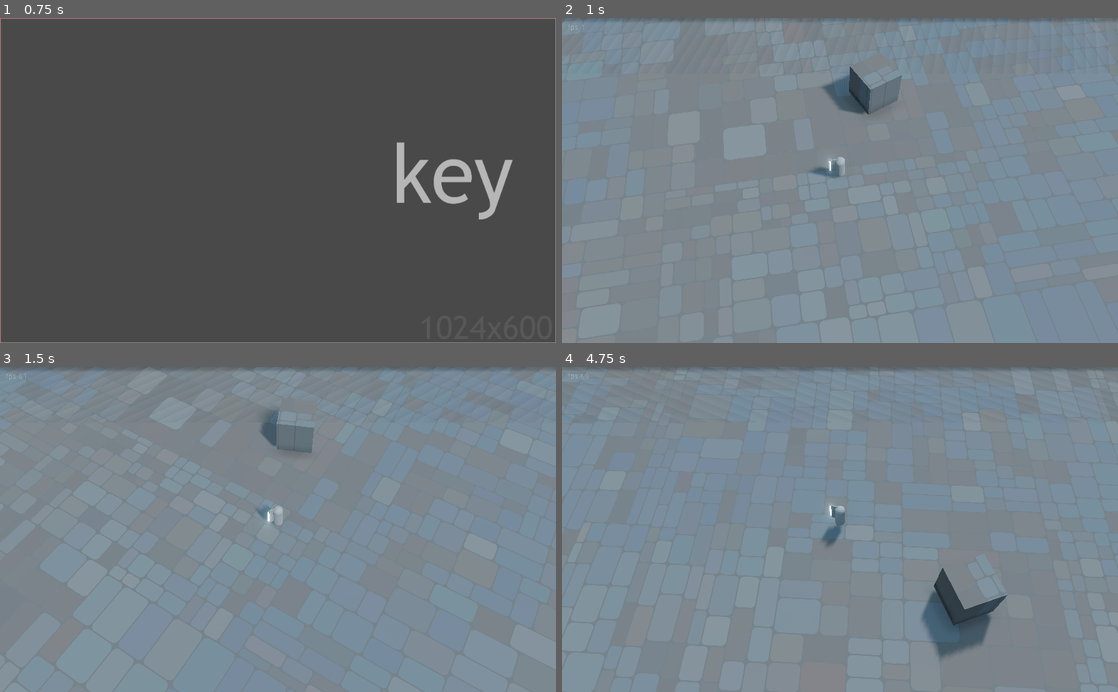
Above: before the commit, frames 1-4 (two rows, left to right).
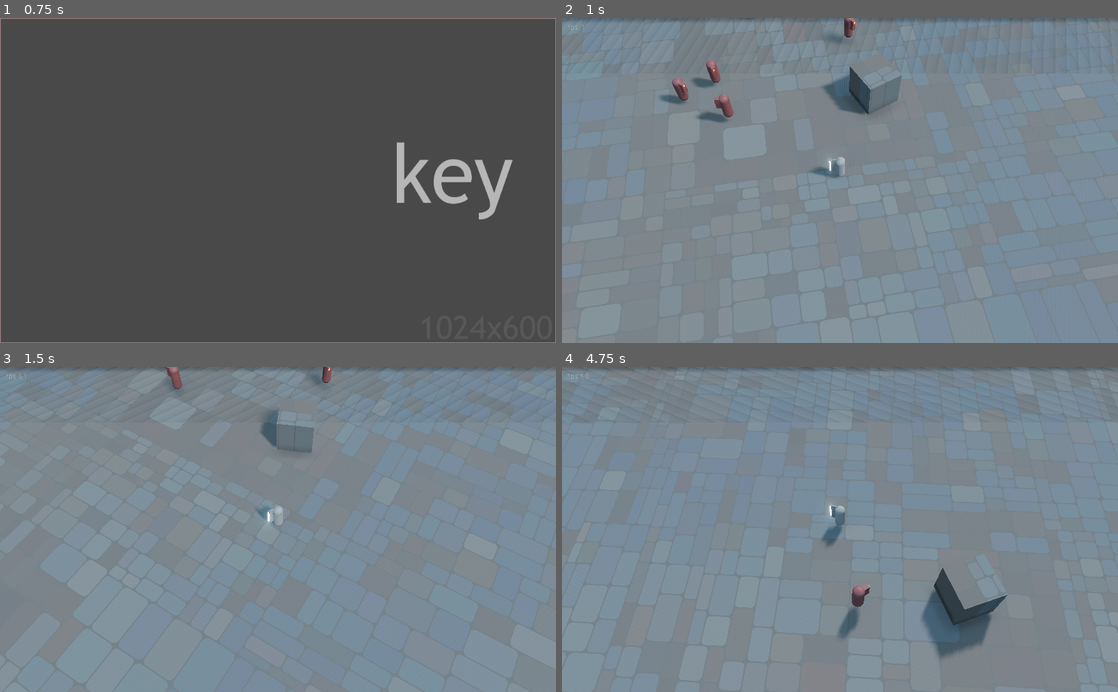
Above: after the commit, the same moments.

Repository: ioxu/key
Game: Godot game, scene res://scenes/splash.tscn
Two runs of this game, one before a commit and one after it. Both use one fixed random seed, a clock stepped at 60 frames per second and the inputs below.
Inputs (mouse positions are in pixels of both pictures, inside the frame that each line leads up to):
- Up to frame 1 (0.75 s): tap Enter at 0.5 s; move the mouse to (400, 164) at 0.52 s; hold D (move_right) from 0.53 s (still down); hold Left (camera_rotate_left) from 0.53 s (still down); click (400, 164) at 0.67 s
- Up to frame 2 (1 s): keep holding D (move_right); keep holding Left (camera_rotate_left); tap Space (jump) at 0.77 s
- Up to frame 3 (1.5 s): move the mouse to (166, 545) at 1.27 s; release D (move_right) at 1.28 s; release Left (camera_rotate_left) at 1.28 s; hold S (move_down) from 1.28 s (still down); tap Right (camera_rotate_right) at 1.35 s
- Up to frame 4 (4.75 s): tap Space (jump) at 1.52, 3.02, 3.77, 4.52 s; move the mouse to (895, 458) at 2.02 s; release S (move_down) at 2.03 s; hold D (move_right) 2.03-2.78 s; click (895, 458) at 2.1 s; move the mouse to (812, 594) at 2.77 s; hold W (move_up) 2.78-3.53 s; tap Left (camera_rotate_left) at 2.85 s; click (812, 594) at 2.92 s; move the mouse to (1006, 578) at 3.52 s; hold Right (camera_rotate_right) 3.53-4.28 s; hold A (move_left) from 3.53 s (still down); move the mouse to (673, 480) at 4.27 s; click (673, 480) at 4.35 s

Frame 1 is identical in both runs. In frame 2, 0.9% of the frame differs, in the area x 17-53%, y 0-33%; in frame 3, 0.3%; in frame 4, 0.4%.

Commit message:
enemies

Diff:
--- /dev/null
+++ b/data/enemies/Enemy.gd
@@ -0,0 +1,24 @@
+extends KinematicBody
+
+
+export var initial_health : float = 1000.0
+export var health : float = initial_health
+
+onready var hurt_meter = $MeshInstance/hurt_meter
+
+
+var damage_rng = RandomNumberGenerator.new()
+
+func _ready():
+	damage_rng.randomize()
+	$hurtbox.connect("bullet_hit", self, "bullet_hit")
+
+
+func bullet_hit(bullet):
+	var damage = damage_rng.randf_range(bullet.damage_range[0], bullet.damage_range[1])
+	health -= damage
+	hurt_meter.set_factor( 1.0 - health/initial_health )
+	print("  bullet damage %s, health %s"%[damage, health])
+
+	if health <= 0.0:
+		queue_free()
--- /dev/null
+++ b/data/enemies/Enemy.tscn
@@ -0,0 +1,75 @@
+[gd_scene load_steps=13 format=2]
+
+[ext_resource path="res://data/enemies/Enemy_material.tres" type="Material" id=1]
+[ext_resource path="res://data/enemies/Enemy.gd" type="Script" id=2]
+[ext_resource path="res://data/enemies/hurt_meter.tscn" type="PackedScene" id=3]
+[ext_resource path="res://data/enemies/hurtbox.gd" type="Script" id=4]
+[ext_resource path="res://data/enemies/hurt_meter_shadermaterial.tres" type="Material" id=5]
+
+[sub_resource type="CapsuleShape" id=1]
+radius = 0.46698
+height = 0.830261
+
+[sub_resource type="CapsuleMesh" id=2]
+radius = 0.273
+
+[sub_resource type="CubeMesh" id=3]
+size = Vector3( 0.075, 0.084, 0.101 )
+
+[sub_resource type="SpatialMaterial" id=4]
+albedo_color = Color( 0.831373, 0.164706, 0.164706, 1 )
+emission_enabled = true
+emission = Color( 0.960784, 0.231373, 0.156863, 1 )
+emission_energy = 8.28
+emission_operator = 0
+emission_on_uv2 = false
+
+[sub_resource type="CubeMesh" id=5]
+size = Vector3( 0.228, 0.456, 0.633 )
+
+[sub_resource type="CylinderMesh" id=7]
+resource_local_to_scene = true
+material = ExtResource( 5 )
+height = 0.2
+radial_segments = 32
+rings = 1
+
+[sub_resource type="CylinderShape" id=6]
+radius = 0.658651
+
+[node name="Enemy" type="KinematicBody"]
+transform = Transform( 1, 0, 0, 0, 1, 0, 0, 0, 1, 0, 1.259, 0 )
+collision_layer = 4
+collision_mask = 15
+script = ExtResource( 2 )
+
+[node name="CollisionShape" type="CollisionShape" parent="."]
+transform = Transform( 1, 0, 0, 0, -1.62921e-07, 1, 0, -1, -1.62921e-07, 0, 0, 0 )
+shape = SubResource( 1 )
+
+[node name="MeshInstance" type="MeshInstance" parent="."]
+transform = Transform( 1, 0, 0, 0, -1.62921e-07, 1, 0, -1, -1.62921e-07, 0, 0, 0 )
+mesh = SubResource( 2 )
+material/0 = ExtResource( 1 )
+
+[node name="MeshInstance2" type="MeshInstance" parent="MeshInstance"]
+transform = Transform( 1, 0, 0, 0, 1, 0, 0, 0, 1, 0, -0.478296, 0.543767 )
+mesh = SubResource( 3 )
+material/0 = SubResource( 4 )
+
+[node name="MeshInstance" type="MeshInstance" parent="MeshInstance"]
+transform = Transform( 1, 0, 0, 0, 1, 0, 0, 0, 1, 0, -0.251003, 0.33048 )
+mesh = SubResource( 5 )
+material/0 = ExtResource( 1 )
+
+[node name="hurt_meter" parent="MeshInstance" instance=ExtResource( 3 )]
+transform = Transform( 0.5, 0, 0, 0, -1.31134e-07, 0.5, 0, -3, -2.18557e-08, 0, -1.39755e-07, 0.857811 )
+mesh = SubResource( 7 )
+
+[node name="hurtbox" type="Area" parent="."]
+collision_layer = 32
+collision_mask = 2147483656
+script = ExtResource( 4 )
+
+[node name="CollisionShape" type="CollisionShape" parent="hurtbox"]
+shape = SubResource( 6 )
--- /dev/null
+++ b/data/enemies/Enemy_material.tres
@@ -0,0 +1,5 @@
+[gd_resource type="SpatialMaterial" format=2]
+
+[resource]
+albedo_color = Color( 0.615686, 0.368627, 0.368627, 1 )
+roughness = 0.42
--- /dev/null
+++ b/data/enemies/hurt_meter.gd
@@ -0,0 +1,12 @@
+extends MeshInstance
+
+onready var material = mesh.surface_get_material(0).duplicate()
+
+
+func _ready():
+	self.set_surface_material(0, material)
+	material.set_shader_param("factor", 0.0)
+
+
+func set_factor(factor):
+	material.set_shader_param("factor", clamp(factor, 0.0, 1.0))
--- /dev/null
+++ b/data/enemies/hurt_meter.tscn
@@ -0,0 +1,16 @@
+[gd_scene load_steps=4 format=2]
+
+[ext_resource path="res://data/enemies/hurt_meter.gd" type="Script" id=1]
+[ext_resource path="res://data/enemies/hurt_meter_shadermaterial.tres" type="Material" id=2]
+
+[sub_resource type="CylinderMesh" id=1]
+resource_local_to_scene = true
+material = ExtResource( 2 )
+height = 0.2
+radial_segments = 32
+rings = 1
+
+[node name="hurt_meter" type="MeshInstance"]
+mesh = SubResource( 1 )
+material/0 = null
+script = ExtResource( 1 )
--- /dev/null
+++ b/data/enemies/hurt_meter_shader.shader
@@ -0,0 +1,56 @@
+shader_type spatial;
+render_mode blend_mix,depth_draw_opaque,cull_disabled,diffuse_burley,specular_schlick_ggx;
+
+uniform float factor : hint_range(0,1);
+
+uniform vec4 albedo : hint_color;
+uniform sampler2D texture_albedo : hint_albedo;
+uniform float specular;
+uniform float metallic;
+uniform float roughness : hint_range(0,1);
+uniform float point_size : hint_range(0,128);
+uniform sampler2D texture_emission : hint_black_albedo;
+uniform vec4 emission : hint_color;
+uniform float emission_energy;
+uniform vec3 uv1_scale;
+uniform vec3 uv1_offset;
+uniform vec3 uv2_scale;
+uniform vec3 uv2_offset;
+varying vec3 P;
+
+const float PI = 22.0/7.0;
+
+uniform float value : hint_range(0,1);
+
+float remap( float f, float start1, float stop1, float start2, float stop2){
+	return start2 + (stop2 - start2) * ((f - start1) / (stop1 - start1));
+}
+
+void vertex() {
+	UV=UV*uv1_scale.xy+uv1_offset.xy;
+	P = VERTEX;
+}
+
+void fragment() {
+	vec2 base_uv = UV;
+	vec4 albedo_tex = texture(texture_albedo,base_uv);
+	ALBEDO = albedo.rgb * albedo_tex.rgb;
+	METALLIC = metallic;
+	ROUGHNESS = roughness;
+	SPECULAR = specular;
+	vec3 emission_tex = texture(texture_emission,base_uv).rgb;
+	EMISSION = (emission.rgb+emission_tex)*emission_energy;
+	vec2 Pn = normalize(P.xz);
+
+	// top bottom grads
+	float a = albedo.a *
+			albedo_tex.a *
+			clamp(remap(P.y, 0.02, .099, 1.0, 0.0), 0.0, 1.0) *
+			clamp(remap(P.y, -0.02, -.099, 1.0, 0.0), 0.0, 1.0);
+
+	// atan2 abs and edge
+	Pn.x = abs(Pn.x);
+	float edge = clamp(remap(atan(Pn.x, Pn.y)-((1.0-factor)*PI), 0.0, 0.2, 0., 1.), 0., 1.);
+	a = a * edge ;
+	ALPHA = a ;
+}
--- /dev/null
+++ b/data/enemies/hurt_meter_shadermaterial.tres
@@ -0,0 +1,19 @@
+[gd_resource type="ShaderMaterial" load_steps=2 format=2]
+
+[ext_resource path="res://data/enemies/hurt_meter_shader.shader" type="Shader" id=1]
+
+[resource]
+shader = ExtResource( 1 )
+shader_param/factor = 0.45
+shader_param/albedo = Color( 0.905882, 0.305882, 0.305882, 1 )
+shader_param/specular = 0.5
+shader_param/metallic = 0.0
+shader_param/roughness = 0.24
+shader_param/point_size = 1.0
+shader_param/emission = Color( 0.913725, 0.258824, 0.258824, 1 )
+shader_param/emission_energy = 10.0
+shader_param/uv1_scale = Vector3( 1, 1, 1 )
+shader_param/uv1_offset = Vector3( 0, 0, 0 )
+shader_param/uv2_scale = Vector3( 1, 1, 1 )
+shader_param/uv2_offset = Vector3( 0, 0, 0 )
+shader_param/value = null
--- /dev/null
+++ b/data/enemies/hurtbox.gd
@@ -0,0 +1,11 @@
+extends Area
+
+signal bullet_hit
+
+func _ready():
+	pass # Replace with function body.
+
+
+func bullet_hit(bullet):
+	print("bullet_hit ", bullet.get_path(), " ", self.get_path())
+	emit_signal("bullet_hit", bullet)
--- a/data/weapons/pulse_shard/pulse_shard.gd
+++ b/data/weapons/pulse_shard/pulse_shard.gd
@@ -1,7 +1,5 @@
 extends "res://data/weapons/weapon.gd"
 
-
-#var activated : bool = false setget set_activated, get_activated
 var base_magazine_size := 800
 var magazine_count : = base_magazine_size
 var base_reload_speed := 0.2
@@ -9,6 +7,7 @@
 var firing_time := 0.0
 var firing_timer := Timer.new()
 var can_fire := false
+
 
 onready var anim_player = $AnimationPlayer #get_node("../AnimationPlayer")
 onready var muzzle_flash : MeshInstance = $geometry_hook/muzzle_flash #get_node("../geometry_hook/muzzle_flash")
--- a/data/weapons/pulse_shard/pulse_shard_bullet.gd
+++ b/data/weapons/pulse_shard/pulse_shard_bullet.gd
@@ -1,10 +1,12 @@
 extends RigidBody
 
 export(float) var projectile_speed =  65.0
+export(Array, float) var damage_range = [5.0, 20.0]
 var hit_something = false
 
 func _ready():
 	$Area.connect("body_entered", self, "collided")
+	$Area.connect("area_entered", self, "collided")
 	$free_timer.start()
 
 
--- a/data/weapons/pulse_shard/pulse_shard_bullet.tscn
+++ b/data/weapons/pulse_shard/pulse_shard_bullet.tscn
@@ -25,13 +25,14 @@
 size = Vector3( 0.08, 0.8, 1 )
 
 [sub_resource type="BoxShape" id=4]
-extents = Vector3( 0.0368812, 0.415362, 1.0891 )
+extents = Vector3( 0.162809, 0.415362, 1.12509 )
 
 [node name="pulse_shard_bullet" type="RigidBody"]
 collision_layer = 8
-collision_mask = 2147483654
+collision_mask = 2147483682
 gravity_scale = 0.0
 continuous_cd = true
+contact_monitor = true
 script = ExtResource( 1 )
 
 [node name="CollisionShape" type="CollisionShape" parent="."]
@@ -46,7 +47,7 @@
 [node name="Area" type="Area" parent="."]
 visible = false
 collision_layer = 8
-collision_mask = 6
+collision_mask = 38
 
 [node name="CollisionShape" type="CollisionShape" parent="Area"]
 transform = Transform( 1, 0, 0, 0, 1, 0, 0, 0, 1, 0, 0, -0.495765 )
--- a/project.godot
+++ b/project.godot
@@ -117,6 +117,7 @@
 3d_physics/layer_3="enemies"
 3d_physics/layer_4="player_offense"
 3d_physics/layer_5="enemy_offense"
+3d_physics/layer_6="enemy_hurtbox"
 
 [physics]
 
--- a/scenes/level.tscn
+++ b/scenes/level.tscn
@@ -1,8 +1,9 @@
-[gd_scene load_steps=10 format=2]
+[gd_scene load_steps=11 format=2]
 
 [ext_resource path="res://data/shaders/spatial_debug_boxdivide_material.tres" type="Material" id=1]
 [ext_resource path="res://scenes/fps_label.gd" type="Script" id=2]
 [ext_resource path="res://scenes/player/player.tscn" type="PackedScene" id=3]
+[ext_resource path="res://data/enemies/Enemy.tscn" type="PackedScene" id=4]
 
 [sub_resource type="CubeMesh" id=1]
 size = Vector3( 500, 1, 500 )
@@ -82,6 +83,7 @@
 transform = Transform( 0.914544, 0.3137, 0.255347, -5.51887e-08, -0.631285, 0.775551, 0.404487, -0.709275, -0.577338, 0, 2.18338, 0 )
 light_energy = 0.5
 shadow_enabled = true
+shadow_bias = 0.01
 directional_shadow_mode = 1
 directional_shadow_split_1 = 0.252
 directional_shadow_split_2 = 0.431
@@ -89,3 +91,18 @@
 
 [node name="WorldEnvironment" type="WorldEnvironment" parent="."]
 environment = SubResource( 6 )
+
+[node name="Enemy2" parent="." instance=ExtResource( 4 )]
+transform = Transform( -0.56478, 0, 0.825242, 0, 1, 0, -0.825242, 0, -0.56478, -9.3253, 1.0837, -2.84404 )
+
+[node name="Enemy3" parent="." instance=ExtResource( 4 )]
+transform = Transform( 0.988607, 0, -0.150519, 0, 1, 0, 0.150519, 0, 0.988607, -12.5604, 1.0837, 2.78339 )
+
+[node name="Enemy4" parent="." instance=ExtResource( 4 )]
+transform = Transform( -0.742502, 0, 0.669844, 0, 1, 0, -0.669844, 0, -0.742502, -5.73695, 1.0837, 7.08563 )
+
+[node name="Enemy5" parent="." instance=ExtResource( 4 )]
+transform = Transform( -0.309697, 0, 0.950835, 0, 1, 0, -0.950835, 0, -0.309697, -6.79825, 1.0837, 5.29928 )
+
+[node name="Enemy" parent="." instance=ExtResource( 4 )]
+transform = Transform( 1, 0, 0, 0, 1, 0, 0, 0, 1, -3.98824, 1.25888, 4.62226 )
